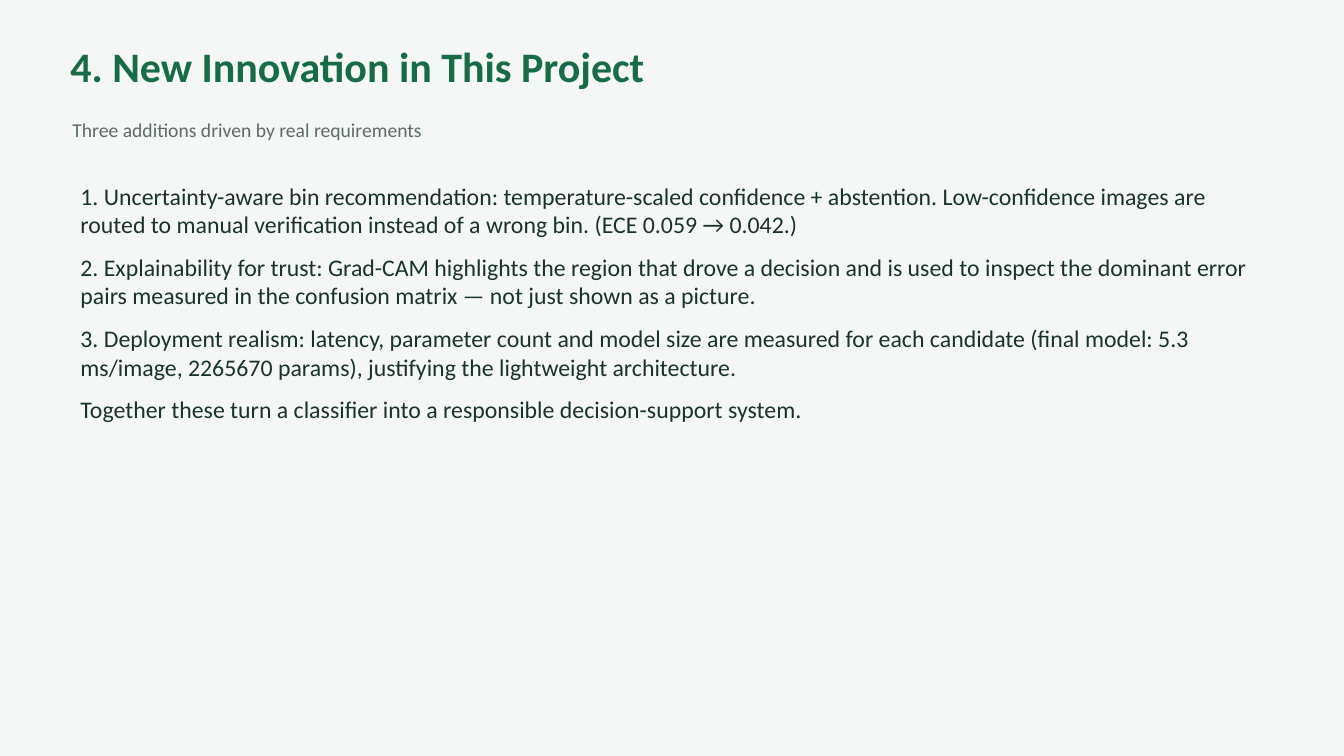
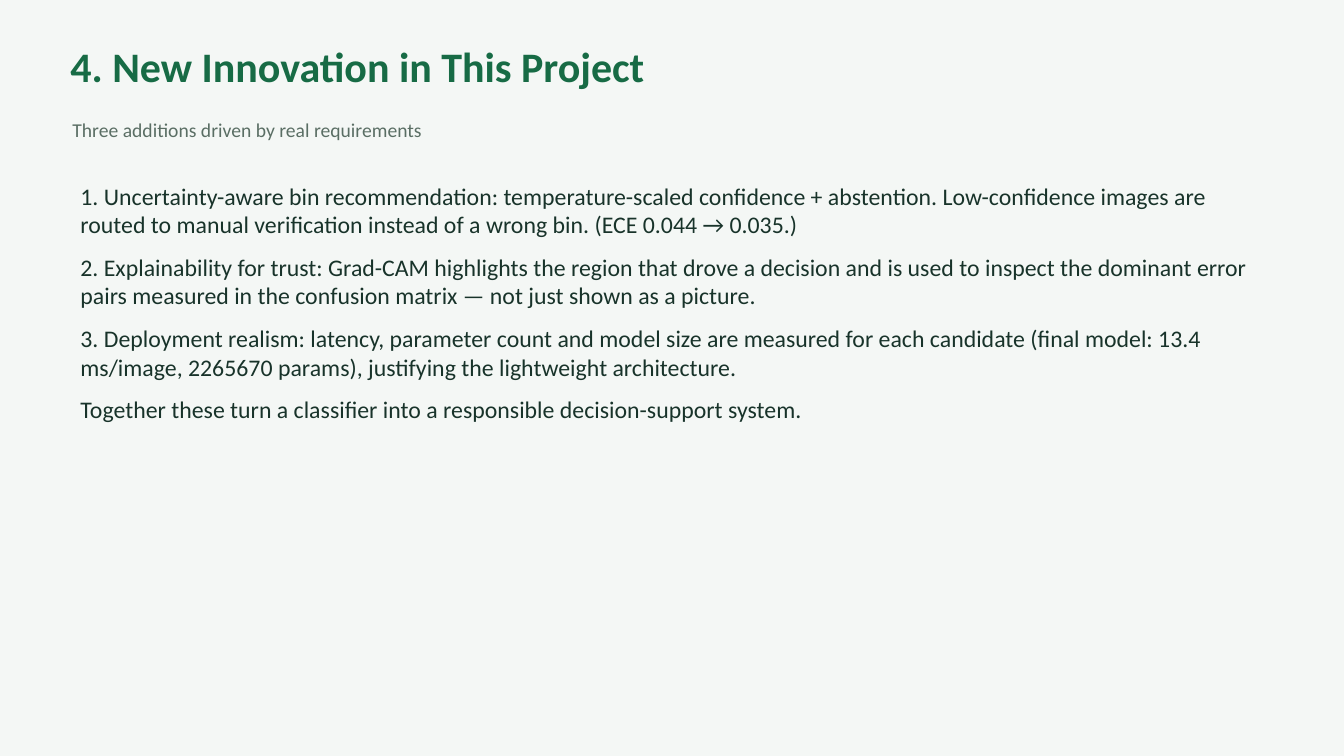
Before and after one commit to samikshanavale/Waste-Classfication, a slide deck: slide 5 of ppt/slides.pptx. Drawn at 1344x756 pixels with LibreOffice and Linux fonts; fonts in the diff are those of the drawing. Boxes give left, top, right and bottom in pixels: in the first picture for what was removed or moved away, otherwise in the second. Text is boxed around its words. In the diff, an @@ line names an element or a change of style, - is before the commit and + after.

```diff
--- a/ppt/slides.pptx
+++ b/ppt/slides.pptx
@@ text at [80, 188, 1205, 237]: text changed @@
-1. Uncertainty-aware bin recommendation: temperature-scaled confidence + abstention. Low-confidence images are routed to manual verification instead of a wrong bin. (ECE 0.059 → 0.042.)
+1. Uncertainty-aware bin recommendation: temperature-scaled confidence + abstention. Low-confidence images are routed to manual verification instead of a wrong bin. (ECE 0.044 → 0.035.)
@@ text at [80, 330, 1200, 380]: text changed @@
-3. Deployment realism: latency, parameter count and model size are measured for each candidate (final model: 5.3 ms/image, 2265670 params), justifying the lightweight architecture.
+3. Deployment realism: latency, parameter count and model size are measured for each candidate (final model: 13.4 ms/image, 2265670 params), justifying the lightweight architecture.
```
Also in this commit, not shown: 1 other slide changed, 32 other files.
